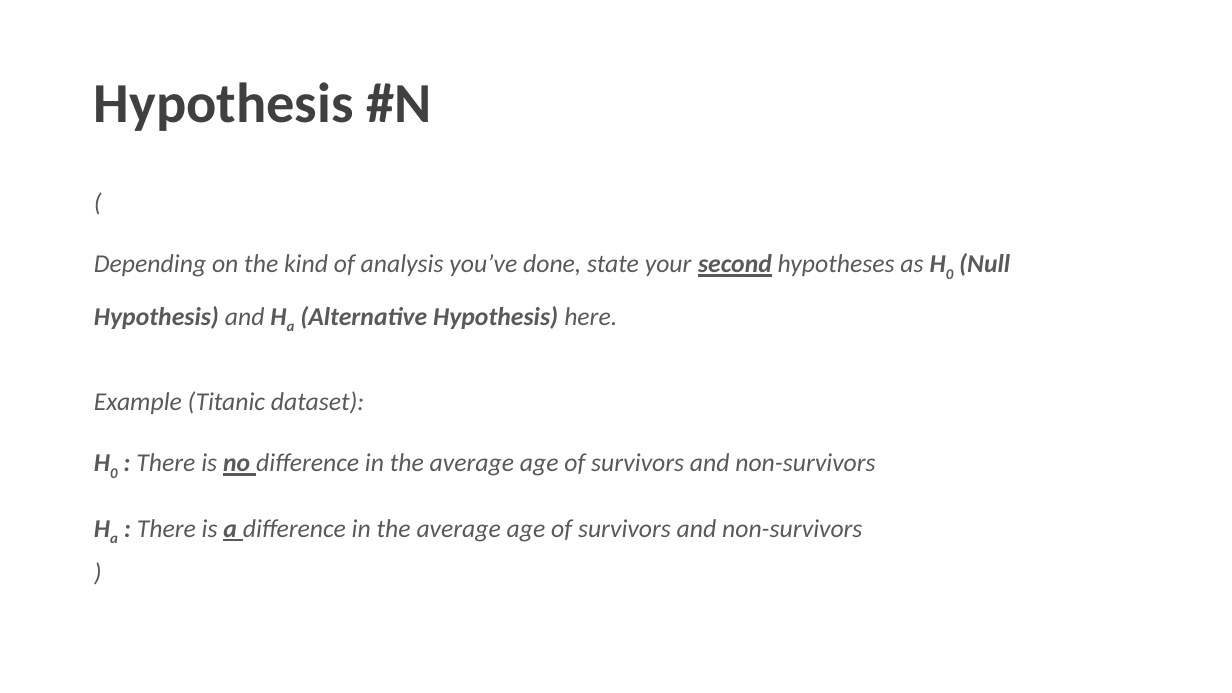
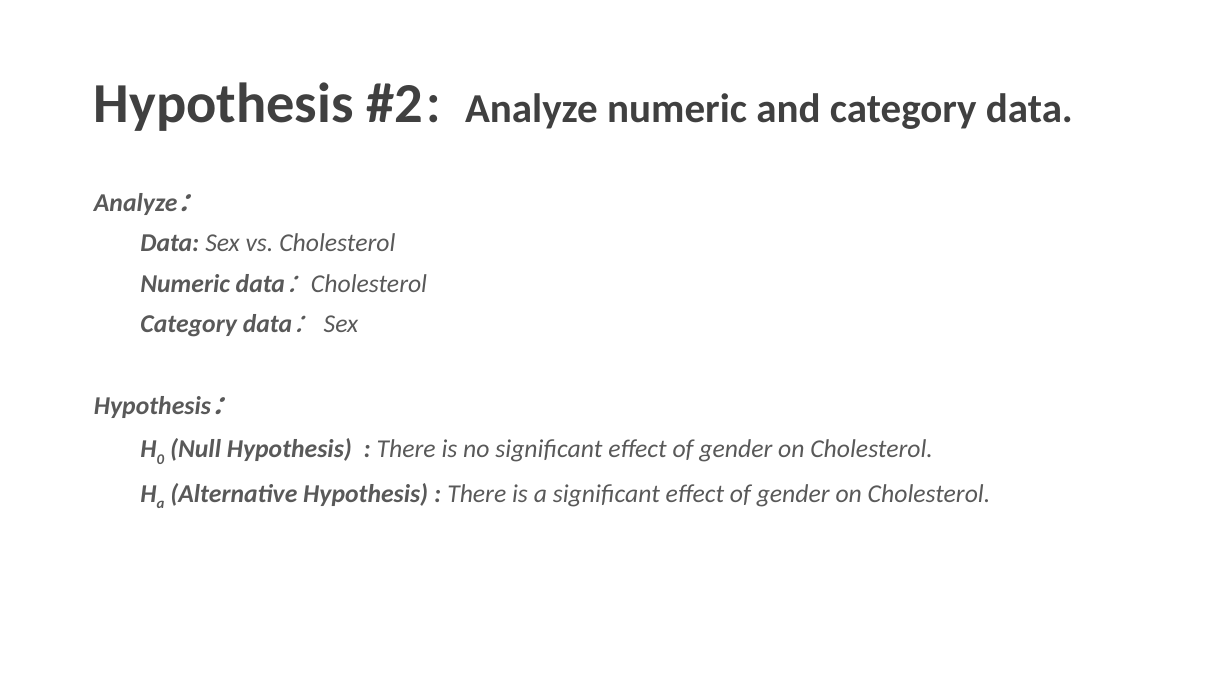
Before and after one commit to charlesyifanli/python_and_data, a slide deck: slide 20 of mini_project/SCSE 24 Mini-project presentation (Group No. ##).pptx (slide 15 before the commit). Drawn at 1232x693 pixels with LibreOffice and Linux fonts; fonts in the diff are those of the drawing; background and template pictures are left out. Boxes give left, top, right and bottom in pixels: in the first picture for what was removed or moved away, otherwise in the second. Text is boxed around its words. In the diff, an @@ line names an element or a change of style, - is before the commit and + after.

```diff
--- a/mini_project/SCSE 24 Mini-project presentation (Group No. ##).pptx
+++ b/mini_project/SCSE 24 Mini-project presentation (Group No. ##).pptx
@@ title at [94,82,1073,131]: text changed; size 44 to 32 pt @@
-Hypothesis #N
+Hypothesis #2：Analyze numeric and category data.
@@ text at [94,193,991,507]: text changed @@
-(
-Depending on the kind of analysis you’ve done, state your second hypotheses as H0 (Null Hypothesis) and Ha (Alternative Hypothesis) here.
-Example (Titanic dataset):
-H0 : There is no difference in the average age of survivors and non-survivors
-Ha : There is a difference in the average age of survivors and non-survivors
-)
+Analyze：
+Data: Sex vs. Cholesterol
+Numeric data：Cholesterol
+Category data： Sex
+Hypothesis：
+H0 (Null Hypothesis) : There is no significant effect of gender on Cholesterol.
+Ha (Alternative Hypothesis) : There is a significant effect of gender on Cholesterol.
```
Also in this commit, not shown: 3 other slides changed, 12 slides added, 5 slides removed, 2 other files.
